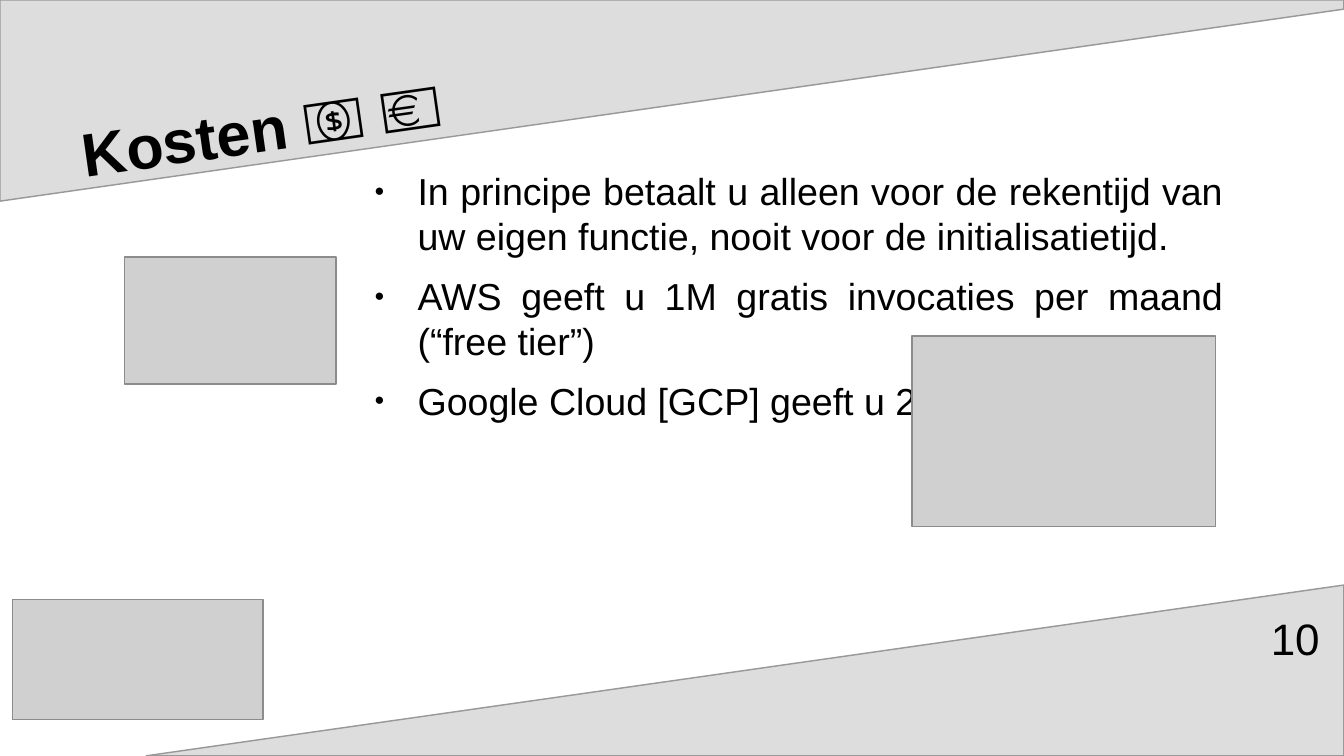
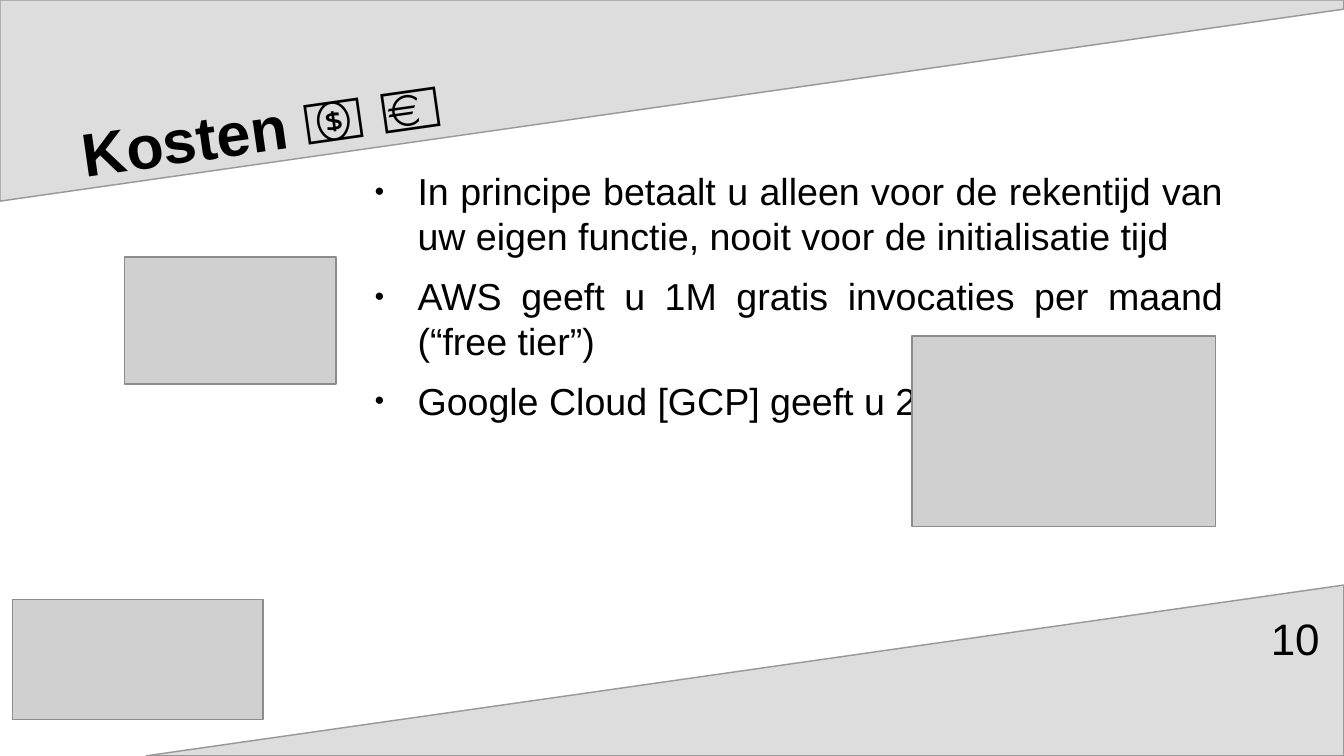
Before and after one commit to aventinesolutions/awsvsgcp-channel, a slide deck: slide 10 of ep002-Rust_in_Cloud_Native/ep002-Rust_in_Cloud_Native.odp. Drawn at 1344x756 pixels with LibreOffice and Linux fonts; fonts in the diff are those of the drawing; grey boxes stand for pictures. Boxes give left, top, right and bottom in pixels: in the first picture for what was removed or moved away, otherwise in the second. Text is boxed around its words. In the diff, an @@ line names an element or a change of style, - is before the commit and + after.

```diff
--- a/ep002-Rust_in_Cloud_Native/ep002-Rust_in_Cloud_Native.odp
+++ b/ep002-Rust_in_Cloud_Native/ep002-Rust_in_Cloud_Native.odp
@@ text at [418,177,1223,258]: text changed @@
-● In principe betaalt u alleen voor de rekentijd van uw eigen functie, nooit voor de initialisatietijd.
+● In principe betaalt u alleen voor de rekentijd van uw eigen functie, nooit voor de initialisatie tijd
```
Also in this commit, not shown: 3 other slides changed, 1 other file.
